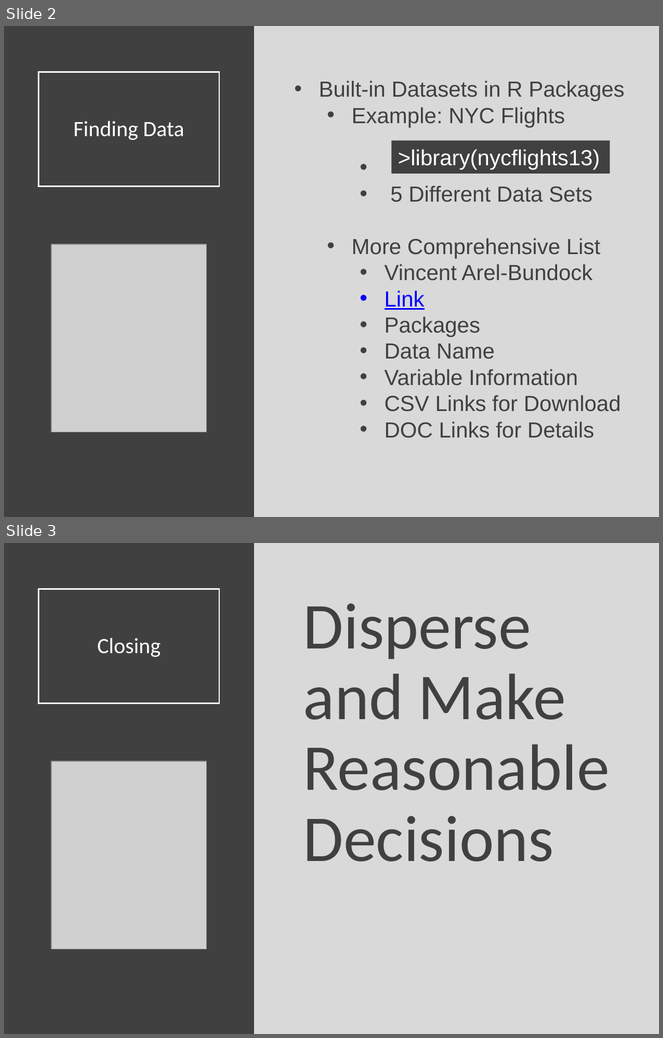
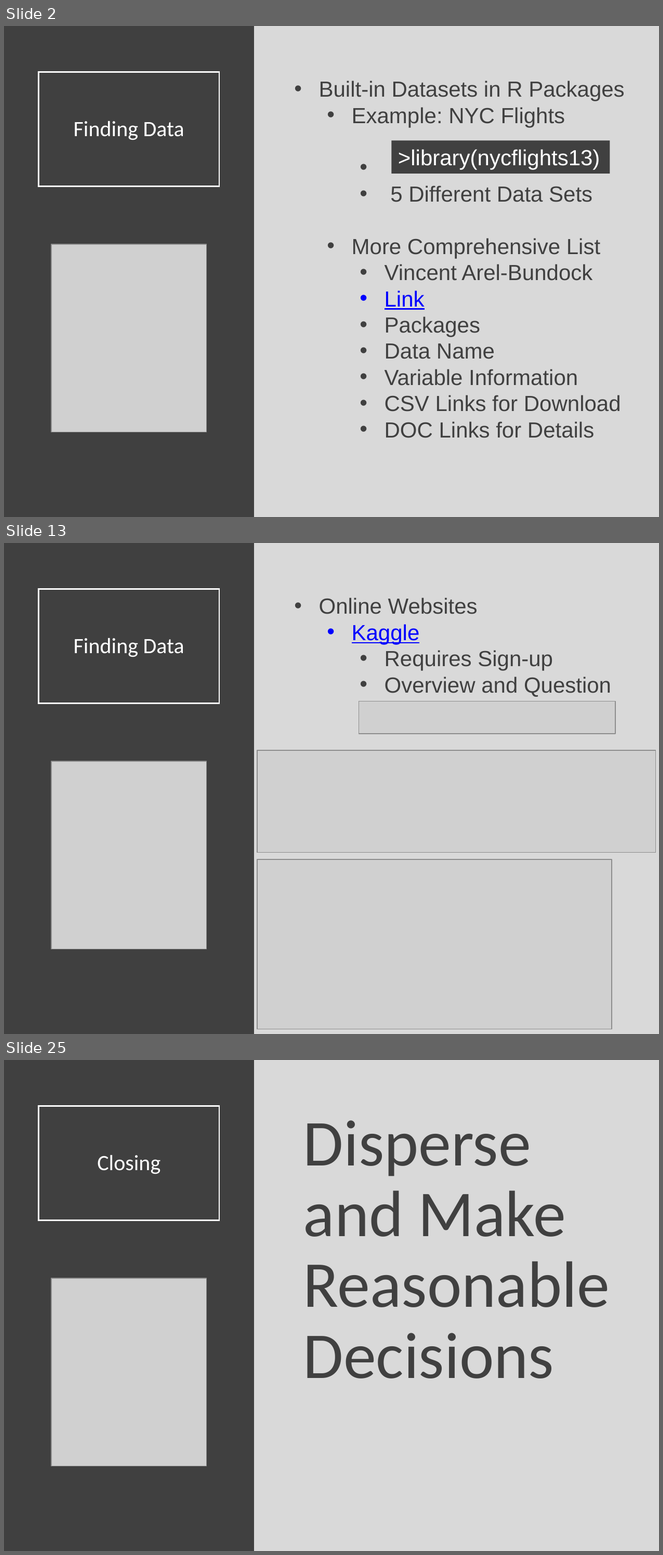
Before and after one commit to Yixf-Self/STOR320_WEBSITE, a slide deck: Lecture/Lecture 11/Lecture 11.pptx. Shown one above the other, each under a label of ours: slides 2 and 3 before the commit, slides 2, 13 and 25 after it; the slides between them are not shown. The pictures are 663x1038 and 663x1555 pixels, drawn with LibreOffice and Linux fonts; fonts in the diff are those of the drawing; grey boxes stand for pictures. Boxes give left, top, right and bottom in pixels: in the first picture for what was removed or moved away, otherwise in the second. Text is boxed around its words. In the diff, an @@ line names an element or a change of style, - is before the commit and + after.

```diff
--- a/Lecture/Lecture 11/Lecture 11.pptx
+++ b/Lecture/Lecture 11/Lecture 11.pptx
@@ slide 13 added at (x1=4, y1=543, x2=659, y2=1034), background #D9D9D9 @@
@@ rectangle added at (x1=4, y1=543, x2=254, y2=1034), fill #404040 @@
@@ title added at (x1=39, y1=589, x2=220, y2=704), outline #FFFFFF 1.5 pt, 24 pt, text #FFFFFF @@
+Finding Data
@@ text added at (x1=319, y1=598, x2=611, y2=697), 24 pt, text #404040 @@
+• Online Websites
+  • Kaggle
+    • Requires Sign-up
+    • Overview and Question
@@ picture added at (x1=359, y1=702, x2=616, y2=734) @@
@@ picture added at (x1=258, y1=750, x2=656, y2=853) @@
@@ picture added at (x1=51, y1=761, x2=206, y2=949) @@
@@ picture added at (x1=258, y1=860, x2=612, y2=1029) @@
@@ what was slide 3 is now slide 25 @@
```
Also in this commit, not shown: 21 other slides added, 10 other files.
